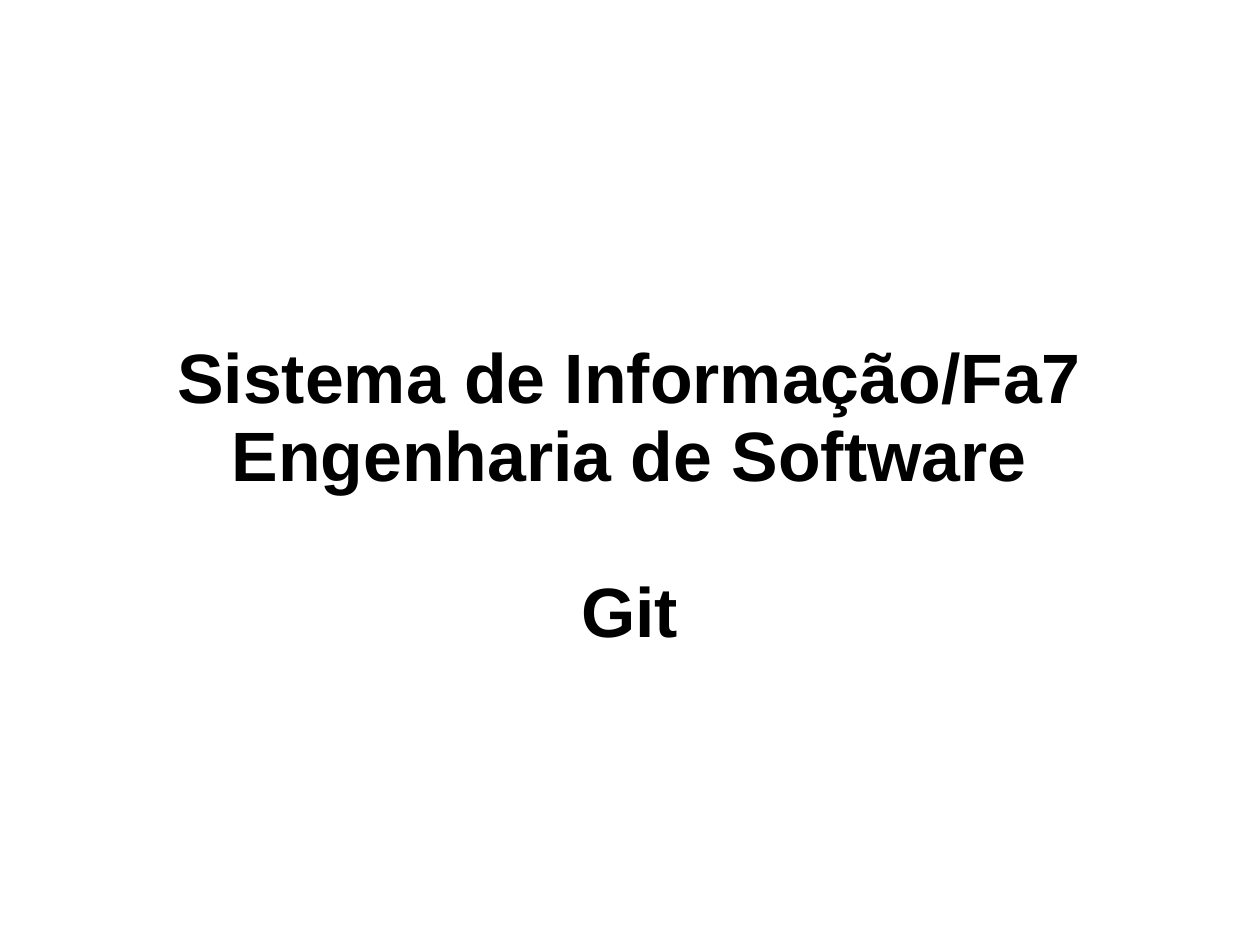
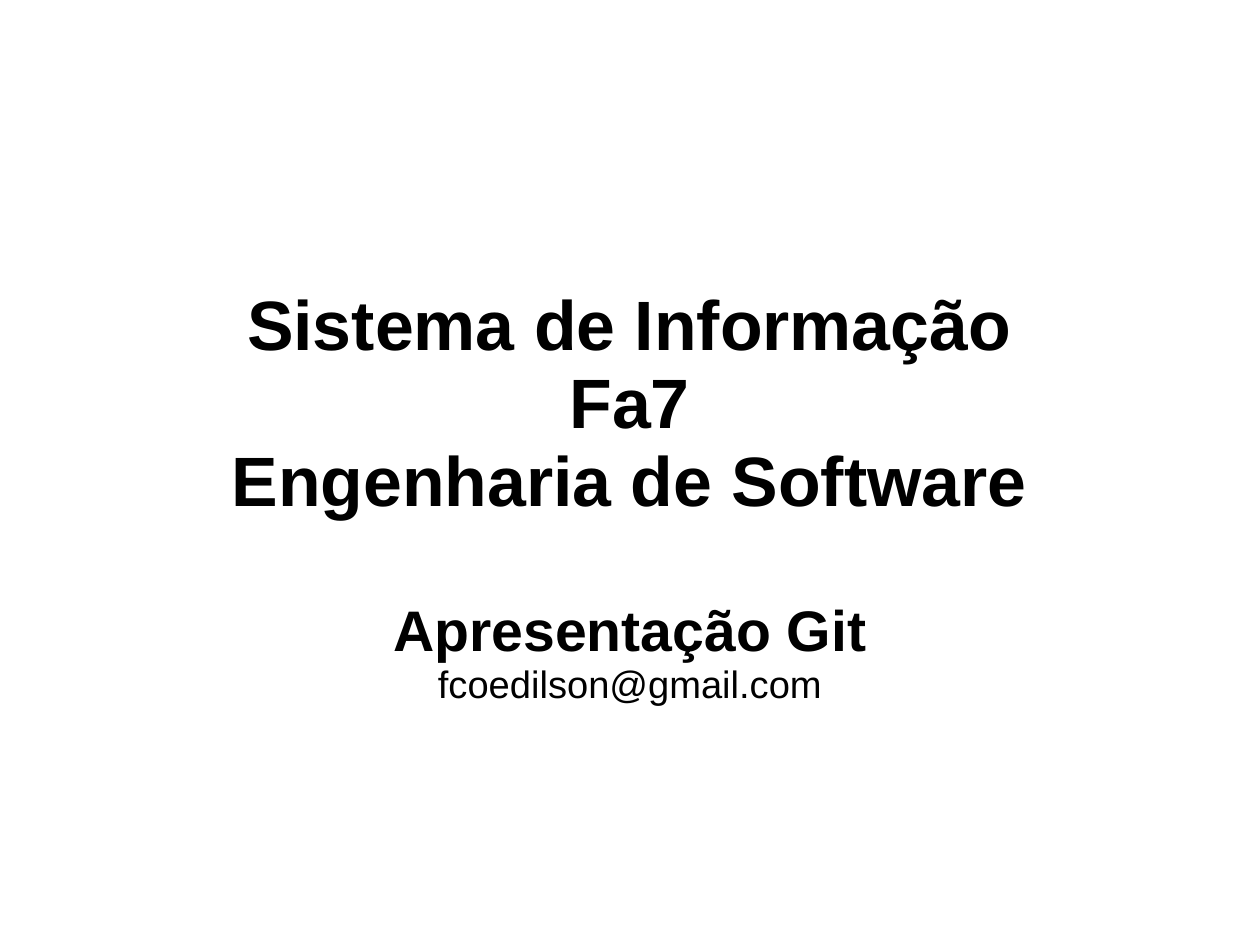
Before and after one commit to fcoedilson/engsoft, a slide deck: slide 1 of apresentacao_git_fa7_eng_soft/apresentacao_git_edilson_fa7.ppt. Drawn at 1260x945 pixels with LibreOffice and Linux fonts; fonts in the diff are those of the drawing. Boxes give left, top, right and bottom in pixels: in the first picture for what was removed or moved away, otherwise in the second. Text is boxed around its words. In the diff, an @@ line names an element or a change of style, - is before the commit and + after.

```diff
--- a/apresentacao_git_fa7_eng_soft/apresentacao_git_edilson_fa7.ppt
+++ b/apresentacao_git_fa7_eng_soft/apresentacao_git_edilson_fa7.ppt
@@ text at bbox=[247, 299, 1011, 429]: text changed @@
-Sistema de Informação/Fa7
+Sistema de Informação
+Fa7
@@ text at bbox=[393, 609, 866, 706]: text changed; size 44 to 24 pt; bold off @@
-Git
+Apresentação Git
+fcoedilson@gmail.com
```
Also in this commit, not shown: 5 other slides changed, 2 slides added, 2 other files.
